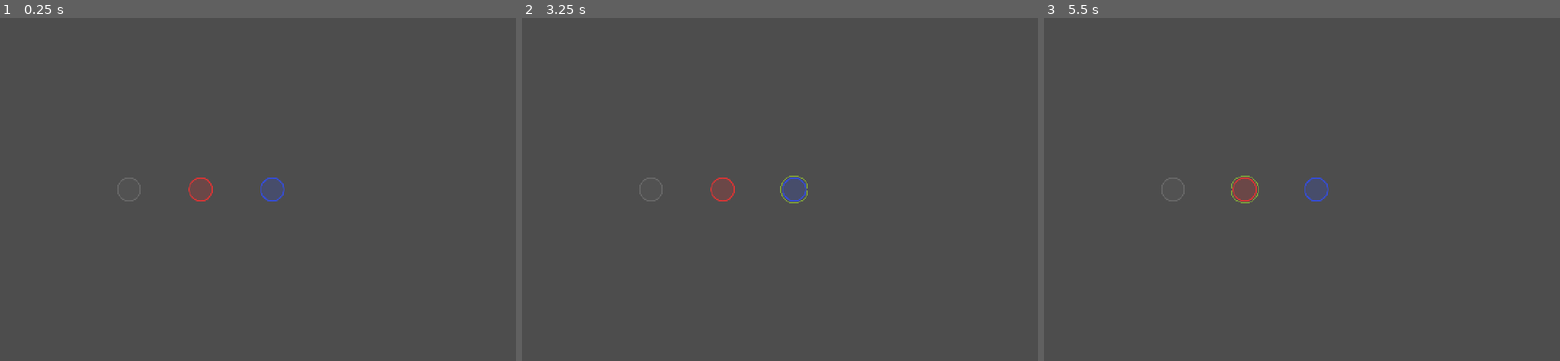
Above: before the commit, frames 1-3 (left to right).
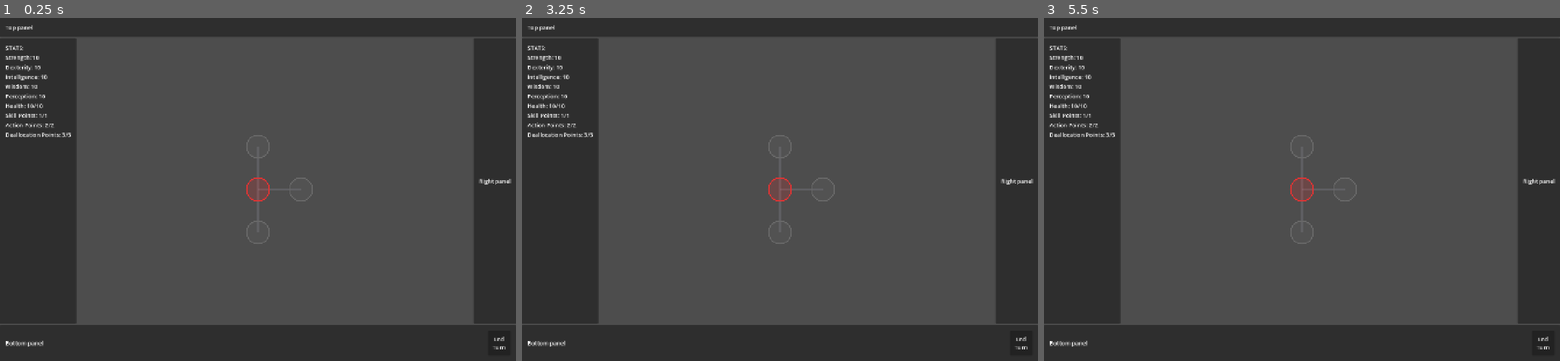
Above: after the commit, the same moments.

Repository: Koaieus/skill-tree-of-life
Game: Godot game, scene res://scenes/dev_sandbox.tscn
Same seed, same stepped clock (60 frames per second), same inputs: the game is played once before the commit and once after it.
Inputs (mouse positions are in pixels of both pictures, inside the frame that each line leads up to):
- Up to frame 1 (0.25 s): no input
- Up to frame 2 (3.25 s): click (1022, 343) at 0.5 s, where only the run after the commit has a clickable "End Turn"; click (1022, 343) at 1.25 s, where only the run after the commit has a clickable "End Turn"; click (1022, 343) at 2 s, where only the run after the commit has a clickable "End Turn"; tap Enter at 2.75 s; drag from (651, 189) to (795, 189) at 2.77 s
- Up to frame 3 (5.5 s): tap Space at 3.5, 5 s; drag from (1245, 189) to (1276, 258) at 3.52 s; tap Enter at 4.25 s; move the mouse to (1317, 189) at 4.27 s; tap R at 4.35 s; click (1317, 189) at 4.42 s; drag from (1276, 258) to (1245, 189) at 5.02 s

The runs differ from the first frame. In frame 1, 35% of the frame differs, in the area x 0-100%, y 0-100%; in frame 2, 36%; in frame 3, 36%.

Commit message:
feat(scenes): MVP click-to-allocate demo — default board + dev_sandbox
- entity/default_entity_board.tres: resource_local_to_scene StatBoard with
  the full set of typed Stat / PoolStat / SkillPointStat sub-resources
  wired to the list/ StatDef defs. Defaults: STR/DEX/INT/WIS/PER 10,
  health 10/10, skill_points 1/1, deallocation_points 3/3, action_points
  2/2.
- scenes/dev_sandbox.tscn: rebuilt as the warp-target demo — Graph root
  with Navigator/AllocationSystem/TurnManager siblings, a Red Player
  carrying the default board, four SkillNodes (Core owned, Up/Right/Down
  unallocated and each carrying one demonstrative modifier) connected by
  three Edges, PlayerInputController routing clicks, UI CanvasLayer
  hosting the StatsPanel.
- scenes/dev_sandbox.gd: small glue to bind the panel's `board` to the
  player's stat_board at _ready (find_child since the panel lives inside
  an instanced ui_root scene).

Click an unallocated adjacent SkillNode: SP -= 1, node lights up the
player's color, the connecting Edge lights up, stat panel reflects the
modifier (e.g. STR 10 → 12 for Right). Click an owned node to deallocate
and refund.

Co-Authored-By: Claude Opus 4.7 <noreply@anthropic.com>

Diff:
--- /dev/null
+++ b/entity/default_entity_board.tres
@@ -0,0 +1,121 @@
+[gd_resource type="Resource" script_class="StatBoard" load_steps=35 format=3]
+
+[ext_resource type="Script" uid="uid://coe4vb0qqx4y2" path="res://stats_system/stat_board.gd" id="1_board"]
+[ext_resource type="Script" uid="uid://drnlaxdudvq1t" path="res://stats_system/scalar_stat.gd" id="2_scalar"]
+[ext_resource type="Script" uid="uid://ceaxdyhhuysdx" path="res://stats_system/pool_stat.gd" id="3_pool"]
+[ext_resource type="Script" uid="uid://cioeeste4m3t0" path="res://stats_system/skill_point_stat.gd" id="4_sp"]
+
+[ext_resource type="Resource" path="res://stats_system/list/strength.tres" id="def_strength"]
+[ext_resource type="Resource" path="res://stats_system/list/dexterity.tres" id="def_dexterity"]
+[ext_resource type="Resource" path="res://stats_system/list/intelligence.tres" id="def_intelligence"]
+[ext_resource type="Resource" path="res://stats_system/list/wisdom.tres" id="def_wisdom"]
+[ext_resource type="Resource" path="res://stats_system/list/perception.tres" id="def_perception"]
+[ext_resource type="Resource" path="res://stats_system/list/node_health.tres" id="def_node_health"]
+[ext_resource type="Resource" path="res://stats_system/list/xp_per_turn.tres" id="def_xp_per_turn"]
+[ext_resource type="Resource" path="res://stats_system/list/health.tres" id="def_health"]
+[ext_resource type="Resource" path="res://stats_system/list/health_max.tres" id="def_health_max"]
+[ext_resource type="Resource" path="res://stats_system/list/skill_points.tres" id="def_skill_points"]
+[ext_resource type="Resource" path="res://stats_system/list/skill_points_max.tres" id="def_skill_points_max"]
+[ext_resource type="Resource" path="res://stats_system/list/deallocation_points.tres" id="def_dealloc"]
+[ext_resource type="Resource" path="res://stats_system/list/deallocation_points_max.tres" id="def_dealloc_max"]
+[ext_resource type="Resource" path="res://stats_system/list/action_points.tres" id="def_ap"]
+[ext_resource type="Resource" path="res://stats_system/list/action_points_max.tres" id="def_ap_max"]
+
+[sub_resource type="Resource" id="scalar_strength"]
+script = ExtResource("2_scalar")
+definition = ExtResource("def_strength")
+base_value = 10.0
+
+[sub_resource type="Resource" id="scalar_dexterity"]
+script = ExtResource("2_scalar")
+definition = ExtResource("def_dexterity")
+base_value = 10.0
+
+[sub_resource type="Resource" id="scalar_intelligence"]
+script = ExtResource("2_scalar")
+definition = ExtResource("def_intelligence")
+base_value = 10.0
+
+[sub_resource type="Resource" id="scalar_wisdom"]
+script = ExtResource("2_scalar")
+definition = ExtResource("def_wisdom")
+base_value = 10.0
+
+[sub_resource type="Resource" id="scalar_perception"]
+script = ExtResource("2_scalar")
+definition = ExtResource("def_perception")
+base_value = 10.0
+
+[sub_resource type="Resource" id="scalar_node_health"]
+script = ExtResource("2_scalar")
+definition = ExtResource("def_node_health")
+base_value = 10.0
+
+[sub_resource type="Resource" id="scalar_xp_per_turn"]
+script = ExtResource("2_scalar")
+definition = ExtResource("def_xp_per_turn")
+base_value = 0.0
+
+[sub_resource type="Resource" id="scalar_health_max"]
+script = ExtResource("2_scalar")
+definition = ExtResource("def_health_max")
+base_value = 10.0
+
+[sub_resource type="Resource" id="scalar_sp_max"]
+script = ExtResource("2_scalar")
+definition = ExtResource("def_skill_points_max")
+base_value = 1.0
+
+[sub_resource type="Resource" id="scalar_dealloc_max"]
+script = ExtResource("2_scalar")
+definition = ExtResource("def_dealloc_max")
+base_value = 3.0
+
+[sub_resource type="Resource" id="scalar_ap_max"]
+script = ExtResource("2_scalar")
+definition = ExtResource("def_ap_max")
+base_value = 2.0
+
+[sub_resource type="Resource" id="pool_health"]
+script = ExtResource("3_pool")
+definition = ExtResource("def_health")
+base_value = 0.0
+current = 10.0
+max_stat = SubResource("scalar_health_max")
+
+[sub_resource type="Resource" id="sp_skill_points"]
+script = ExtResource("4_sp")
+definition = ExtResource("def_skill_points")
+base_value = 0.0
+current = 1.0
+max_stat = SubResource("scalar_sp_max")
+wounded = 0
+
+[sub_resource type="Resource" id="pool_dealloc"]
+script = ExtResource("3_pool")
+definition = ExtResource("def_dealloc")
+base_value = 0.0
+current = 3.0
+max_stat = SubResource("scalar_dealloc_max")
+
+[sub_resource type="Resource" id="pool_ap"]
+script = ExtResource("3_pool")
+definition = ExtResource("def_ap")
+base_value = 0.0
+current = 2.0
+max_stat = SubResource("scalar_ap_max")
+
+[resource]
+resource_local_to_scene = true
+script = ExtResource("1_board")
+strength = SubResource("scalar_strength")
+dexterity = SubResource("scalar_dexterity")
+intelligence = SubResource("scalar_intelligence")
+wisdom = SubResource("scalar_wisdom")
+perception = SubResource("scalar_perception")
+health = SubResource("pool_health")
+node_health = SubResource("scalar_node_health")
+xp_per_turn = SubResource("scalar_xp_per_turn")
+skill_points = SubResource("sp_skill_points")
+deallocation_points = SubResource("pool_dealloc")
+action_points = SubResource("pool_ap")
--- /dev/null
+++ b/scenes/dev_sandbox.gd
@@ -0,0 +1,15 @@
+extends Node2D
+
+## Dev sandbox glue — wires the UI's stats panel to the player's stat board
+## once both are in the tree. Lives here, not on the StatsPanel itself, so
+## the panel stays a pure renderer (board in, labels out) and this scene
+## owns the "who's the player?" decision.
+
+@onready var _player: Entity = %Player
+@onready var _ui_root: Control = $UI/UIRoot
+
+
+func _ready() -> void:
+	var stats_vbox: Node = _ui_root.find_child("StatsVBox", true, false)
+	if stats_vbox != null and _player != null:
+		stats_vbox.board = _player.stat_board
--- a/scenes/dev_sandbox.tscn
+++ b/scenes/dev_sandbox.tscn
@@ -1,37 +1,108 @@
-[gd_scene load_steps=5 format=3 uid="uid://ch0s7sw18mc23"]
+[gd_scene load_steps=19 format=3 uid="uid://ch0s7sw18mc23"]
 
-[ext_resource type="PackedScene" uid="uid://c1cye7r2jar3o" path="res://skill_node/skill_node.tscn" id="1_skill_node"]
-[ext_resource type="PackedScene" uid="uid://b8gxnt7y3a1pk" path="res://entity/entity.tscn" id="2_entity"]
-[ext_resource type="Script" path="res://systems/allocation_system.gd" id="3_alloc"]
-[ext_resource type="Script" path="res://systems/turn_manager.gd" id="4_turn"]
+[ext_resource type="Script" path="res://scenes/dev_sandbox.gd" id="1_dev"]
+[ext_resource type="Script" uid="uid://che6xhl6srqh3" path="res://stats_system/stat_modifier_def.gd" id="2_mod"]
+[ext_resource type="Script" path="res://graph/graph.gd" id="3_graph"]
+[ext_resource type="Script" path="res://graph/edge.gd" id="4_edge"]
+[ext_resource type="Script" path="res://graph/navigator.gd" id="5_nav"]
+[ext_resource type="Script" path="res://systems/allocation_system.gd" id="6_alloc"]
+[ext_resource type="Script" path="res://systems/turn_manager.gd" id="7_turn"]
+[ext_resource type="Script" path="res://systems/player_input_controller.gd" id="8_input"]
+[ext_resource type="PackedScene" uid="uid://c1cye7r2jar3o" path="res://skill_node/skill_node.tscn" id="9_skill"]
+[ext_resource type="PackedScene" uid="uid://b8gxnt7y3a1pk" path="res://entity/entity.tscn" id="10_entity"]
+[ext_resource type="PackedScene" uid="uid://dc4sbd0hfnuni" path="res://ui/ui_root.tscn" id="11_ui"]
+[ext_resource type="Resource" path="res://entity/default_entity_board.tres" id="12_board"]
+
+[sub_resource type="Resource" id="mod_dex_2"]
+script = ExtResource("2_mod")
+stat_id = &"dexterity"
+operation = 0
+value = 2.0
+priority = 0
+
+[sub_resource type="Resource" id="mod_str_2"]
+script = ExtResource("2_mod")
+stat_id = &"strength"
+operation = 0
+value = 2.0
+priority = 0
+
+[sub_resource type="Resource" id="mod_hp_5"]
+script = ExtResource("2_mod")
+stat_id = &"health_max"
+operation = 0
+value = 5.0
+priority = 0
 
 [node name="DevSandbox" type="Node2D"]
+script = ExtResource("1_dev")
 
-[node name="AllocationSystem" type="Node" parent="."]
-script = ExtResource("3_alloc")
+[node name="Graph" type="Node2D" parent="." node_paths=PackedStringArray("navigator", "skill_nodes_container", "edges_container")]
+script = ExtResource("3_graph")
+navigator = NodePath("Navigator")
+skill_nodes_container = NodePath("Nodes")
+edges_container = NodePath("Edges")
 
-[node name="TurnManager" type="Node" parent="."]
-script = ExtResource("4_turn")
+[node name="AllocationSystem" type="Node" parent="Graph" node_paths=PackedStringArray("graph")]
+script = ExtResource("6_alloc")
+graph = NodePath("..")
 
-[node name="Entities" type="Node" parent="."]
+[node name="TurnManager" type="Node" parent="Graph"]
+script = ExtResource("7_turn")
 
-[node name="RedPlayer" parent="Entities" instance=ExtResource("2_entity")]
+[node name="Navigator" type="Node" parent="Graph" node_paths=PackedStringArray("graph")]
+script = ExtResource("5_nav")
+graph = NodePath("..")
+
+[node name="Entities" type="Node" parent="Graph"]
+
+[node name="Player" parent="Graph/Entities" instance=ExtResource("10_entity")]
+unique_name_in_owner = true
 display_name = "Red Player"
 color = Color(0.9, 0.2, 0.2, 1)
+stat_board = ExtResource("12_board")
 
-[node name="BlueNPC" parent="Entities" instance=ExtResource("2_entity")]
-display_name = "Blue NPC"
-color = Color(0.2, 0.3, 0.9, 1)
+[node name="Edges" type="Node2D" parent="Graph"]
 
-[node name="Nodes" type="Node2D" parent="."]
+[node name="Edge_Core_Up" type="Node2D" parent="Graph/Edges" node_paths=PackedStringArray("from", "to")]
+script = ExtResource("4_edge")
+from = NodePath("../../Nodes/Core")
+to = NodePath("../../Nodes/Up")
 
-[node name="Unowned" parent="Nodes" instance=ExtResource("1_skill_node")]
-position = Vector2(360, 480)
+[node name="Edge_Core_Right" type="Node2D" parent="Graph/Edges" node_paths=PackedStringArray("from", "to")]
+script = ExtResource("4_edge")
+from = NodePath("../../Nodes/Core")
+to = NodePath("../../Nodes/Right")
 
-[node name="OwnedRed" parent="Nodes" node_paths=PackedStringArray("owned_by") instance=ExtResource("1_skill_node")]
-position = Vector2(560, 480)
-owned_by = NodePath("../../Entities/RedPlayer")
+[node name="Edge_Core_Down" type="Node2D" parent="Graph/Edges" node_paths=PackedStringArray("from", "to")]
+script = ExtResource("4_edge")
+from = NodePath("../../Nodes/Core")
+to = NodePath("../../Nodes/Down")
 
-[node name="OwnedBlue" parent="Nodes" node_paths=PackedStringArray("owned_by") instance=ExtResource("1_skill_node")]
-position = Vector2(760, 480)
-owned_by = NodePath("../../Entities/BlueNPC")
+[node name="Nodes" type="Node2D" parent="Graph"]
+
+[node name="Core" parent="Graph/Nodes" instance=ExtResource("9_skill") node_paths=PackedStringArray("owned_by")]
+position = Vector2(720, 480)
+owned_by = NodePath("../../Entities/Player")
+
+[node name="Up" parent="Graph/Nodes" instance=ExtResource("9_skill")]
+position = Vector2(720, 360)
+modifiers = Array[Resource]([SubResource("mod_dex_2")])
+
+[node name="Right" parent="Graph/Nodes" instance=ExtResource("9_skill")]
+position = Vector2(840, 480)
+modifiers = Array[Resource]([SubResource("mod_str_2")])
+
+[node name="Down" parent="Graph/Nodes" instance=ExtResource("9_skill")]
+position = Vector2(720, 600)
+modifiers = Array[Resource]([SubResource("mod_hp_5")])
+
+[node name="PlayerInputController" type="Node" parent="." node_paths=PackedStringArray("graph", "allocation_system", "player")]
+script = ExtResource("8_input")
+graph = NodePath("../Graph")
+allocation_system = NodePath("../Graph/AllocationSystem")
+player = NodePath("../Graph/Entities/Player")
+
+[node name="UI" type="CanvasLayer" parent="."]
+
+[node name="UIRoot" parent="UI" instance=ExtResource("11_ui")]
Not shown, added: scenes/dev_sandbox.gd.uid
